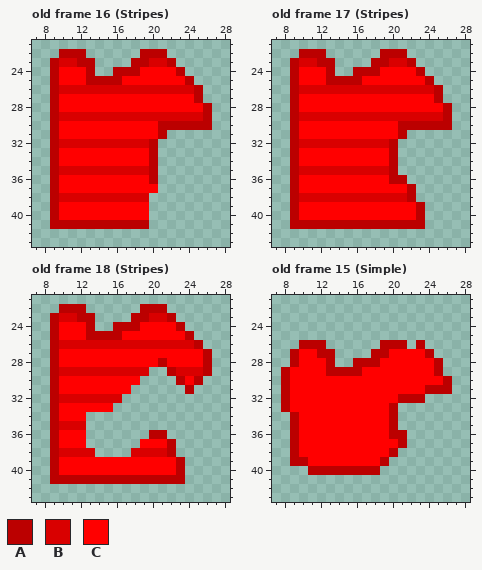
Pixel-art file, stored at Assets/Resources/Clothes/Torso Left.aseprite. Above: the version before the commit.
32x64 pixels, 20 frames. Shown: old frame 16 (Stripes): x 7..28, y 21..43; old frame 17 (Stripes): x 7..28, y 21..43; old frame 18 (Stripes): x 7..28, y 21..43; old frame 15 (Simple): x 7..28, y 21..43. The commit also changed other frames, which this record leaves out.
Palette (. is transparent): A #bb0000  B #d90000  C #ff0000
Pixels before, old frame 16 (Stripes), first column x 9:
22 .AAA......AAA.....
23 ABBAA....AABBA....
24 ACCCA..AAACCCCA...
25 ACCCAAAACCCCCCCA..
26 ABBBBBBBBBBBBBBBA.
27 ACCCCCCCCCCCCCCCA.
28 ACCCCCCCCCCCCCCCCA
29 ABBBBBBBBBBBBBBBBA
30 ACCCCCCCCCCCAAAAAA
31 ACCCCCCCCCCCA.....
32 ABBBBBBBBBBA......
33 ACCCCCCCCCCA......
34 ACCCCCCCCCCA......
35 ABBBBBBBBBBA......
36 ACCCCCCCCCCA......
37 ACCCCCCCCCCC......
38 ABBBBBBBBBB.......
39 ACCCCCCCCCC.......
40 ACCCCCCCCCC.......
41 AAAAAAAAAAA.......
Pixels before, old frame 17 (Stripes), first column x 9:
22 .AAA......AAA.....
23 ABBAA....AABBA....
24 ACCCA..AAACCCCA...
25 ACCCAAAACCCCCCCA..
26 ABBBBBBBBBBBBBBBA.
27 ACCCCCCCCCCCCCCCA.
28 ACCCCCCCCCCCCCCCCA
29 ABBBBBBBBBBBBBBBBA
30 ACCCCCCCCCCCAAAAAA
31 ACCCCCCCCCCCA.....
32 ABBBBBBBBBBA......
33 ACCCCCCCCCCA......
34 ACCCCCCCCCCA......
35 ABBBBBBBBBBA......
36 ACCCCCCCCCCAA.....
37 ACCCCCCCCCCCCA....
38 ABBBBBBBBBBBBA....
39 ACCCCCCCCCCCCCA...
40 ACCCCCCCCCCCCCA...
41 AAAAAAAAAAAAAAA...
Pixels before, old frame 18 (Stripes), first column x 9:
22 .AAA......AAA.....
23 ABBAA....AABBA....
24 ACCCA..AAACCCCA...
25 ACCCAAAACCCCCCCA..
26 ABBBBBBBBBBBBBBBA.
27 ACCCCCCCCCCCCCCCCA
28 ACCCCCCCCCCCACCCCA
29 ABBBBBBBBBB..ABBBA
30 ACCCCCCCCC....ACA.
31 ACCCCCCCC......A..
32 ABBBBBBB..........
33 ACCCCCC...........
34 ACCC..............
35 ABBB..............
36 ACCC.......AA.....
37 ACCC......CCCA....
38 ABBBB....BBBBA....
39 ACCCCCCCCCCCCCA...
40 ACCCCCCCCCCCCCA...
41 AAAAAAAAAAAAAAA...
Pixels before, old frame 15 (Simple), first column x 8:
26 ..AAA......AAA.A...
27 .ACCAA....AACCCCA..
28 .ACCCA..AAACCCCCCA.
29 ACCCCAAAACCCCCCCCA.
30 ACCCCCCCCCCCCCCCCCA
31 ACCCCCCCCCCCCCCCAAA
32 ACCCCCCCCCCCCAAA...
33 ACCCCCCCCCCCA......
34 .ACCCCCCCCCCA......
35 .ACCCCCCCCCCA......
36 .ACCCCCCCCCCAA.....
37 .ACCCCCCCCCCCA.....
38 .ACCCCCCCCCCA......
39 .AACCCCCCCCA.......
40 ...AAAAAAAA........
Once edited:
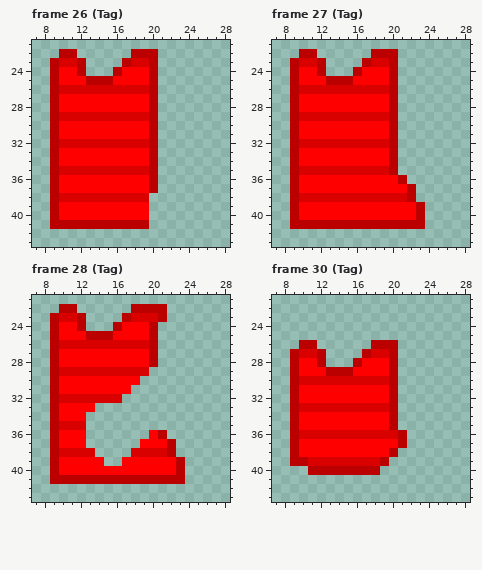
A new or re-ordered frame is compared with the old frame closest to it.
Difference:
frames 20 -> 45
Frame 26 (Tag) is new; against old frame 16 (Stripes), layer "Layer 3":
y 22: x 12 A -> .; x 18 . -> A; x 21 A -> .
y 23: x 13 A -> .; x 17..22 .AABBA -> ABBA..
y 24: x 12..13 CA -> A.; x 17..18 AA -> CC; x 20..23 CCCA -> A...
y 25: x 16 A -> C; x 20..24 CCCCA -> A....
y 26: x 20..25 BBBBBA -> A.....
y 27: x 20..25 CCCCCA -> A.....
y 28: x 20..26 CCCCCCA -> A......
y 29: x 20..26 BBBBBBA -> A......
y 30: x 20..26 CAAAAAA -> A......
y 31: x 20..21 CA -> A.
y 37: x 20 C -> A
Frame 27 (Tag) is new; against old frame 17 (Stripes), layer "Layer 3":
y 22: x 12 A -> .; x 18 . -> A; x 21 A -> .
y 23: x 13 A -> .; x 17..22 .AABBA -> ABBA..
y 24: x 12..13 CA -> A.; x 17..18 AA -> CC; x 20..23 CCCA -> A...
y 25: x 16 A -> C; x 20..24 CCCCA -> A....
y 26: x 20..25 BBBBBA -> A.....
y 27: x 20..25 CCCCCA -> A.....
y 28: x 20..26 CCCCCCA -> A......
y 29: x 20..26 BBBBBBA -> A......
y 30: x 20..26 CAAAAAA -> A......
y 31: x 20..21 CA -> A.
y 36: x 20 A -> C
Frame 28 (Tag) is new; against old frame 18 (Stripes), layer "Layer 3":
y 22: x 12 A -> .; x 18 . -> A
y 23: x 13 A -> .; x 17..19 .AA -> ABB; x 21..22 BA -> A.
y 24: x 12..13 CA -> A.; x 17..18 AA -> CC; x 20..23 CCCA -> A...
y 25: x 16 A -> C; x 20..24 CCCCA -> A....
y 26: x 20..25 BBBBBA -> A.....
y 27: x 20..26 CCCCCCA -> A......
y 28: x 20..26 CACCCCA -> A......
y 29: x 22..26 ABBBA -> .....
y 30: x 23..25 ACA -> ...
y 31: x 24 A -> .
y 33: x 14..15 CC -> ..
y 36: x 20 A -> C
y 39: x 15..16 CC -> ..
Frame 30 (Tag) is new; against old frame 15 (Simple), layer "Layer 3":
y 26: x 12 A -> .; x 18 . -> A; x 21 A -> .; x 23 A -> .
y 27: x 10..11 CC -> BB; x 13 A -> .; x 17..24 .AACCCCA -> ABBA....
y 28: x 12..13 CA -> A.; x 17..18 AA -> CC; x 20..25 CCCCCA -> A.....
y 29: x 8..9 AC -> .A; x 16 A -> C; x 20..25 CCCCCA -> A.....
y 30: x 8..26 ACCCCCCCCCCCCCCCCCA -> .ABBBBBBBBBBA......
y 31: x 8..9 AC -> .A; x 20..26 CCCCAAA -> A......
y 32: x 8..9 AC -> .A; x 20..23 CAAA -> A...
y 33: x 8..19 ACCCCCCCCCCC -> .ABBBBBBBBBB
y 36: x 10..20 CCCCCCCCCCA -> BBBBBBBBBBB
y 39: x 11..18 CCCCCCCC -> BBBBBBBB
Boxes around the changes in both pictures, in picture pixels (x1, y1, x2, y2):
changed: (77, 49, 212, 139)
changed: (149, 184, 158, 193)
changed: (317, 49, 452, 139)
changed: (389, 175, 398, 184)
changed: (77, 304, 212, 394)
erased: (95, 403, 113, 412)
changed: (104, 430, 158, 466)
changed: (281, 340, 452, 466)
